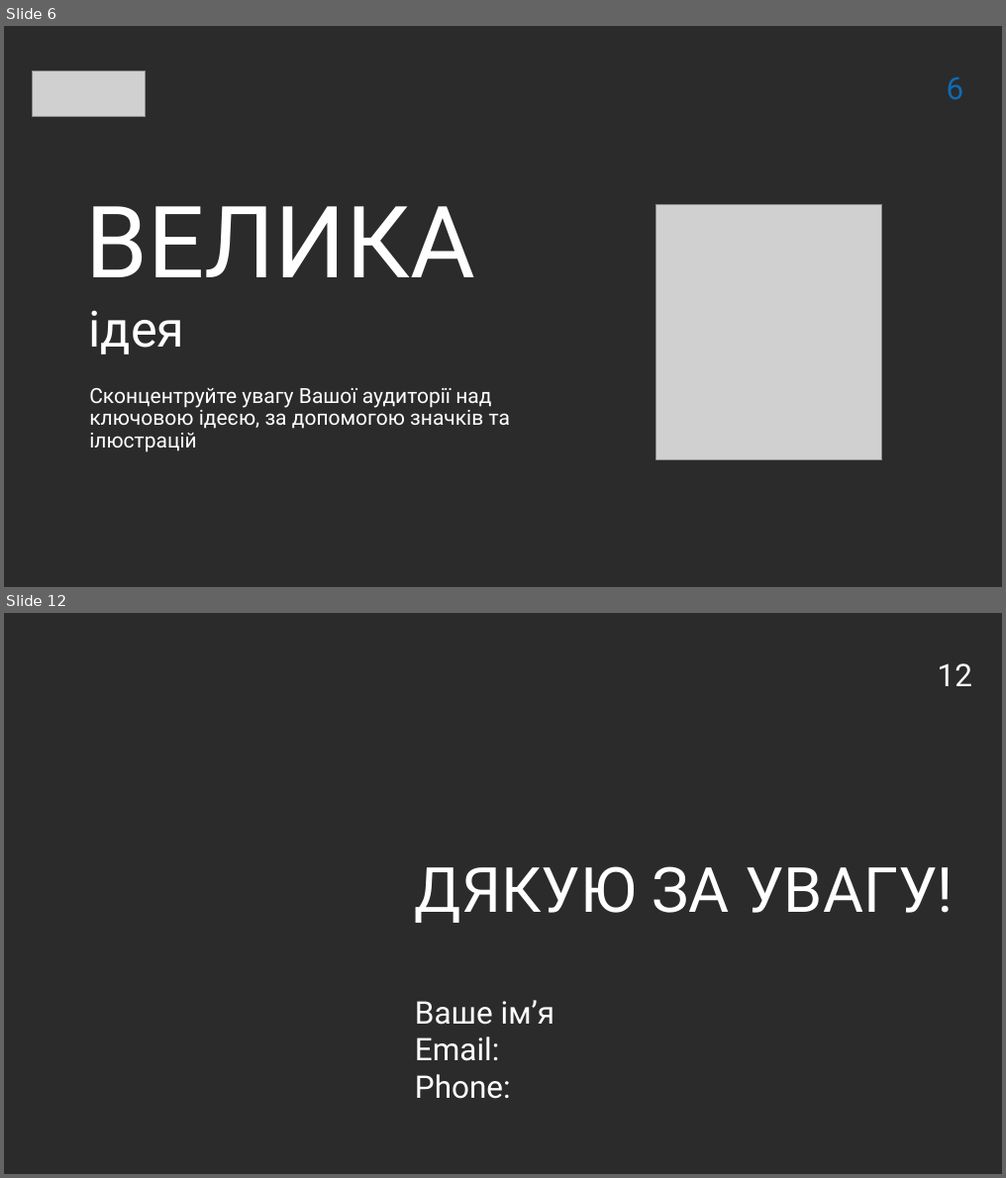
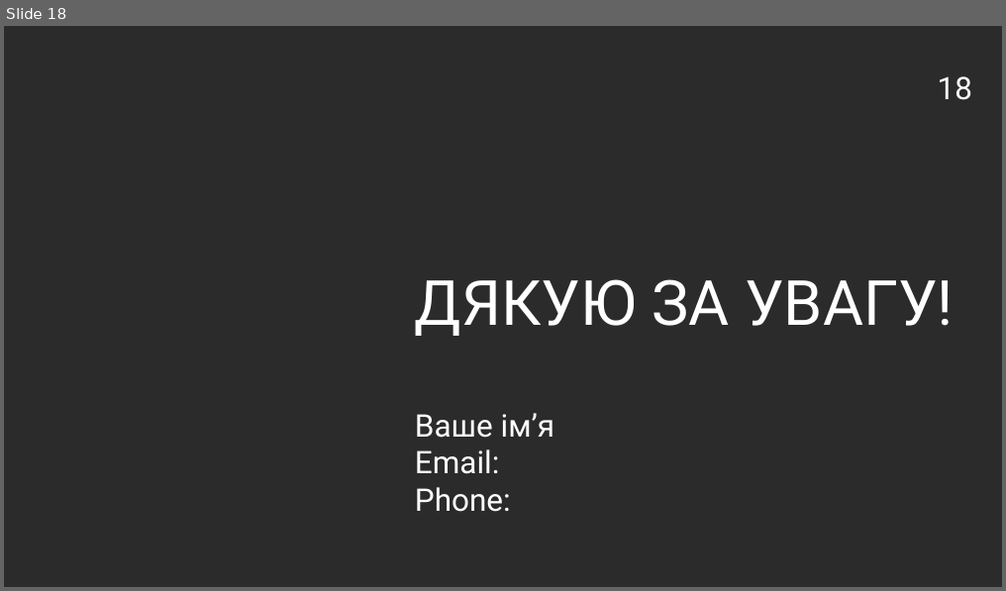
Before and after one commit to vitaliiTolmachov/Presentation, a slide deck: Presentation_easypay.pptx. Shown one above the other, each under a label of ours: slides 6 and 12 before the commit, slide 18 after it; the slides between them are not shown. The pictures are 1006x1178 and 1006x591 pixels, drawn with LibreOffice and Linux fonts; fonts in the diff are those of the drawing; grey boxes stand for pictures; background and template pictures are left out; a plain dark background stands for a picture behind light text. Boxes give left, top, right and bottom in pixels: in the first picture for what was removed or moved away, otherwise in the second. Text is boxed around its words. In the diff, an @@ line names an element or a change of style, - is before the commit and + after.

```diff
--- a/Presentation_easypay.pptx
+++ b/Presentation_easypay.pptx
@@ slide 6 removed at (4, 26, 1002, 587), background picture (left out) @@
@@ picture removed at (33, 72, 146, 116) @@
@@ page number removed at (946, 76, 964, 99) @@
-6
@@ text removed at (85, 206, 475, 277) @@
-ВЕЛИКА
@@ picture removed at (656, 205, 882, 461) @@
@@ text removed at (89, 310, 185, 355) @@
-ідея
@@ text removed at (89, 388, 510, 453) @@
-Сконцентруйте увагу Вашої аудиторії над ключовою ідеєю, за допомогою значків та ілюстрацій
@@ what was slide 12 is now slide 18 @@
@@ page number at (938, 76, 972, 100): text changed @@
-12
+18
```
Also in this commit, not shown: 2 slides changed, 14 slides added, 7 other slides removed.
